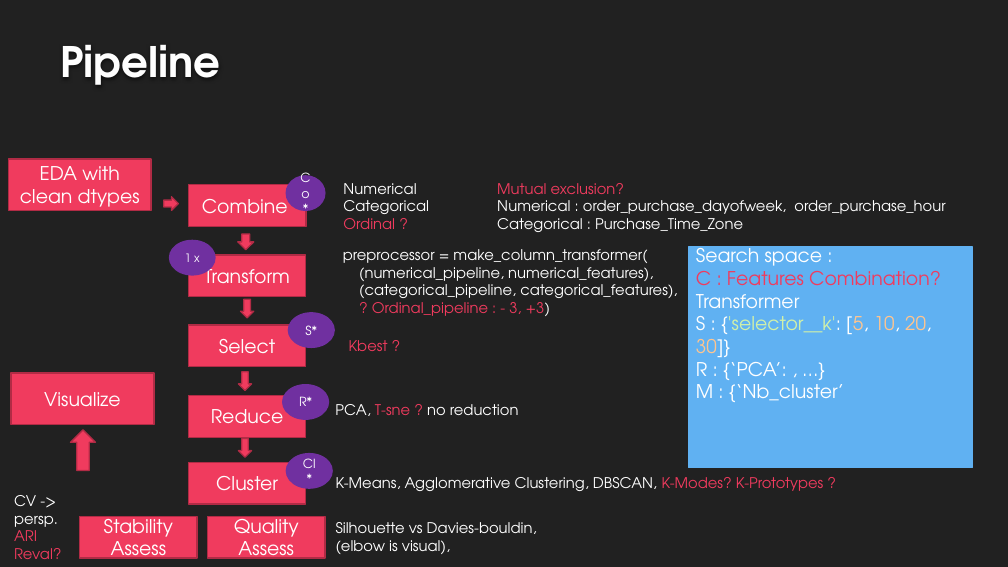
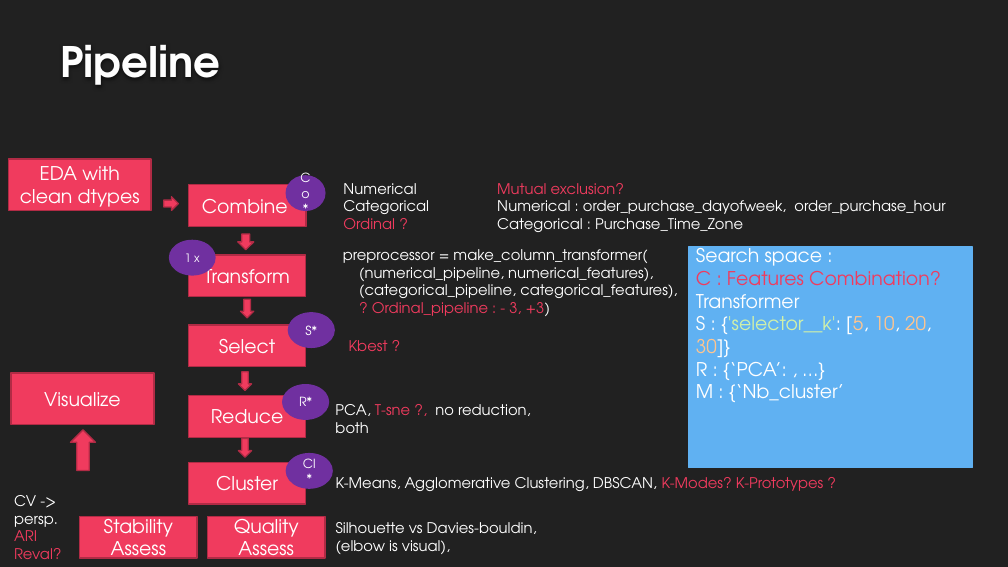
Before and after one commit to EtienneLardeur/P5_CustomerSegmentation, a slide deck: slide 10 of P5Olist_Présentation_initiale.pptx. Drawn at 1008x567 pixels with LibreOffice and Linux fonts; fonts in the diff are those of the drawing; background and template pictures are left out. Boxes give left, top, right and bottom in pixels: in the first picture for what was removed or moved away, otherwise in the second. Text is boxed around its words. In the diff, an @@ line names an element or a change of style, - is before the commit and + after.

```diff
--- a/P5Olist_Présentation_initiale.pptx
+++ b/P5Olist_Présentation_initiale.pptx
@@ text at [335,404,531,433]: text changed @@
-PCA, T-sne ? no reduction
+PCA, T-sne ?, no reduction, both
```
Also in this commit, not shown: 5 other slides changed, 2 slides added, 1 slide removed.
